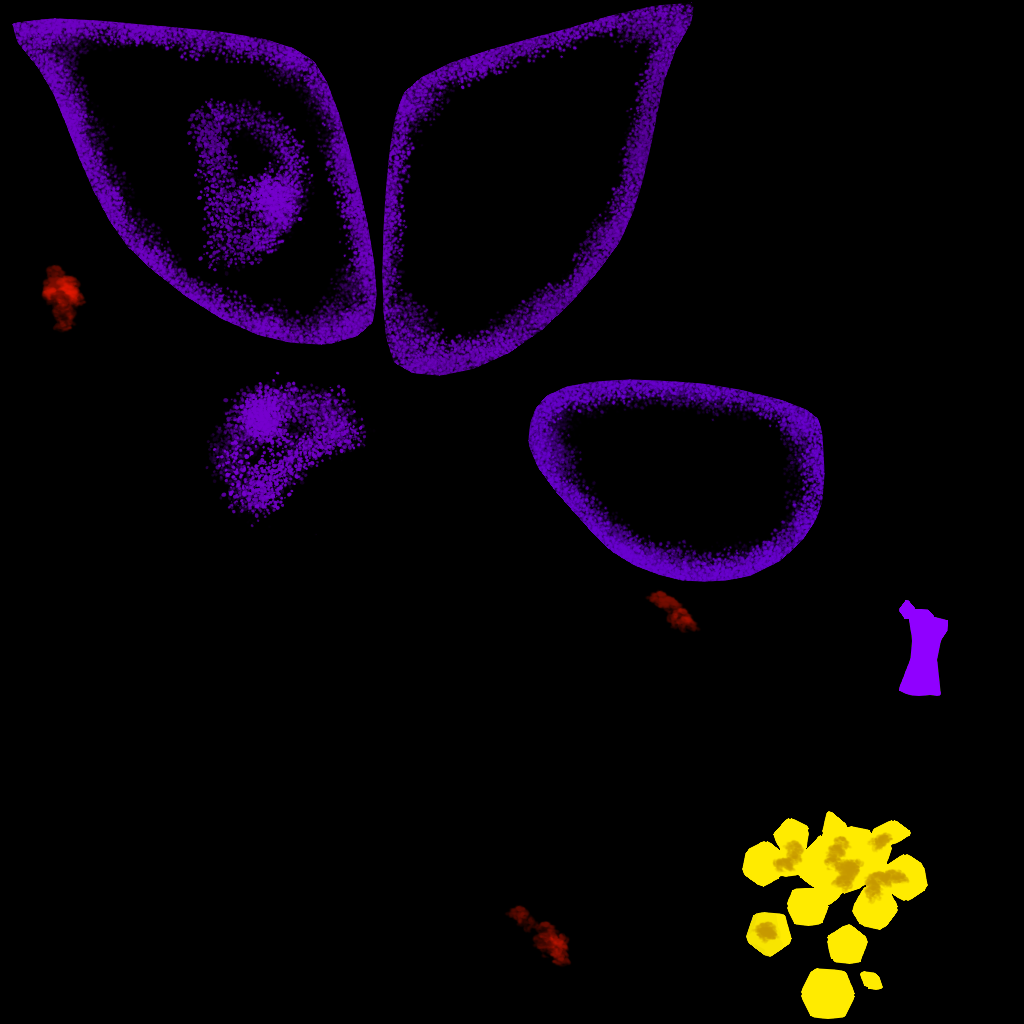
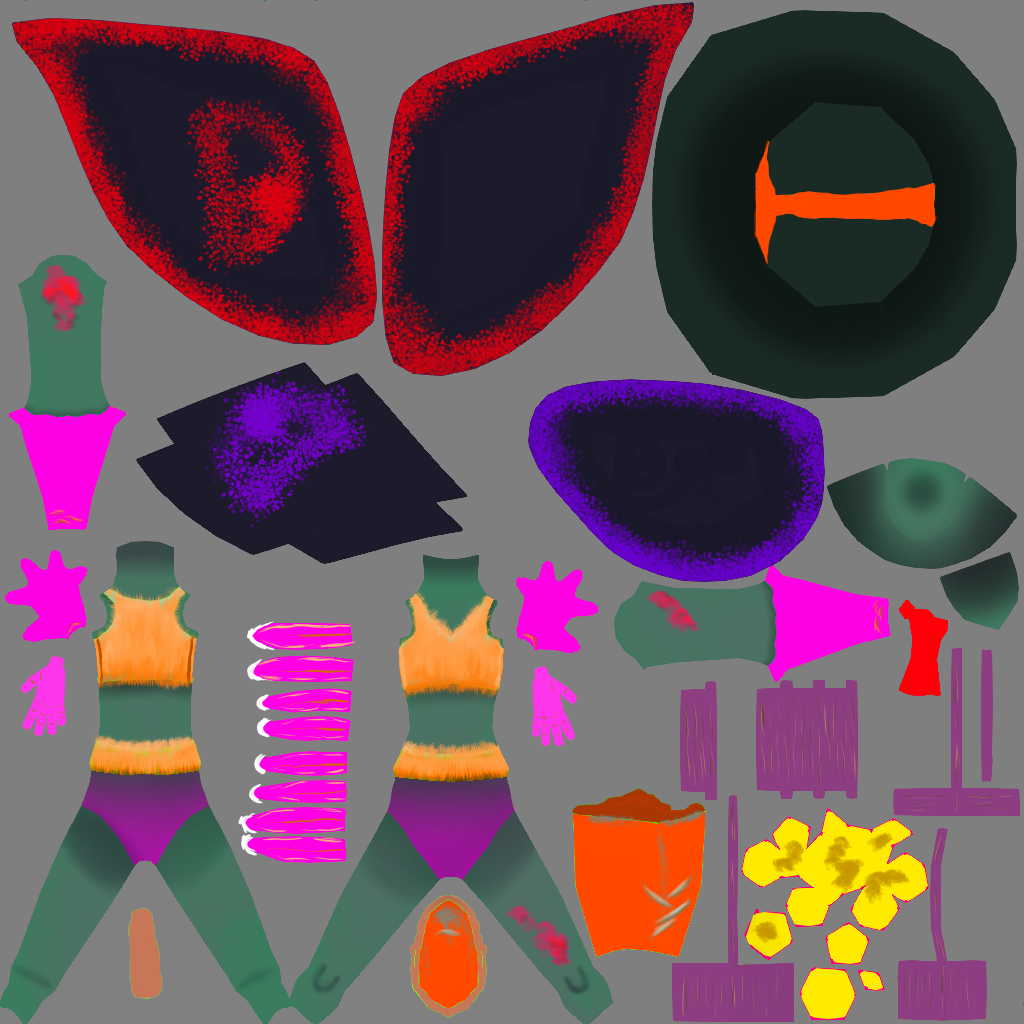
The second 1024×1024 image is a revision of the first. Changes to its layers:
painted on "MoxelAtlas.png" (1st of 3, in "Emissive") over [896, 576, 960, 704]
painted on "Detalhes" (1st of 4, in "Emissive") over [0, 192, 704, 1024]
painted on "AsaMoxel" (1st of 2, in "Emissive") over [0, 0, 832, 640]
painted on "Detalhes" (2nd of 4, in "Emissive") over [704, 768, 960, 1024]
painted on "MoxelAtlas.png" (2nd of 3, in "Emissive") over [704, 768, 960, 1024]
hid "Background" (1st of 2, in "Emissive") over [0, 0, 1024, 1024]
showed group "Cores" (10 layers) over [0, 0, 1024, 1024]
painted on "SombrasRoupas" over [0, 448, 960, 960]
painted on "Sombras" over [0, 0, 1024, 1024]
painted on "Detalhes" (4th of 4, in "Cores") over [0, 0, 1024, 1024]
painted on "ManchasPele" over [0, 192, 1024, 1024]
painted on "MoxelAtlas.png" (3rd of 3, in "Cores") over [0, 0, 1024, 1024]
